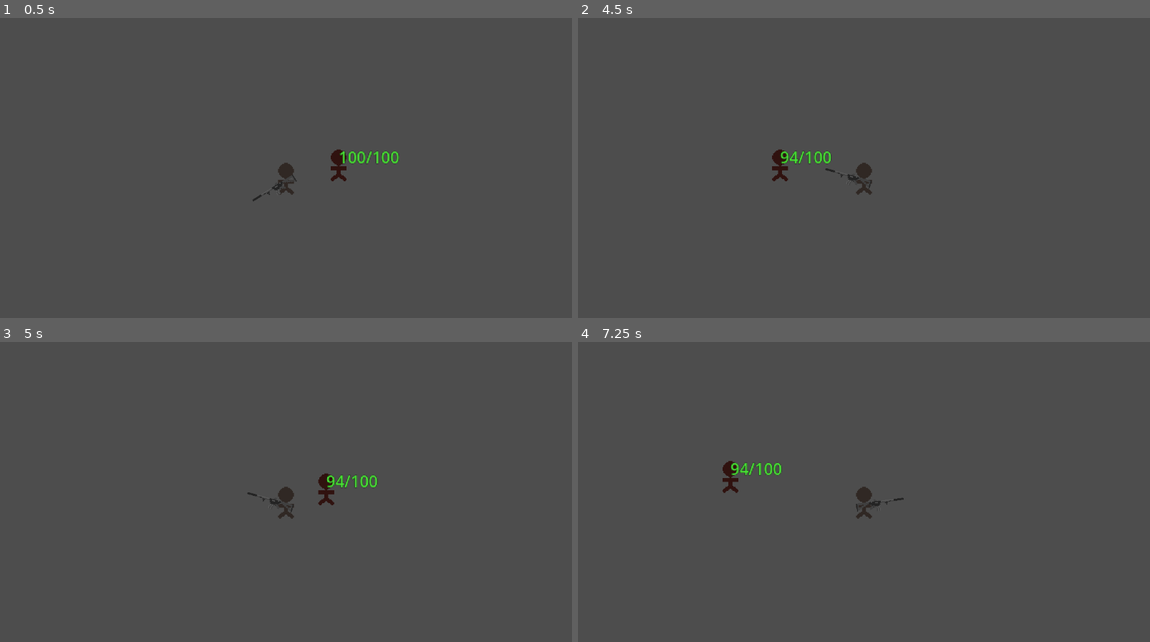
Above: before the commit, frames 1-4 (two rows, left to right).
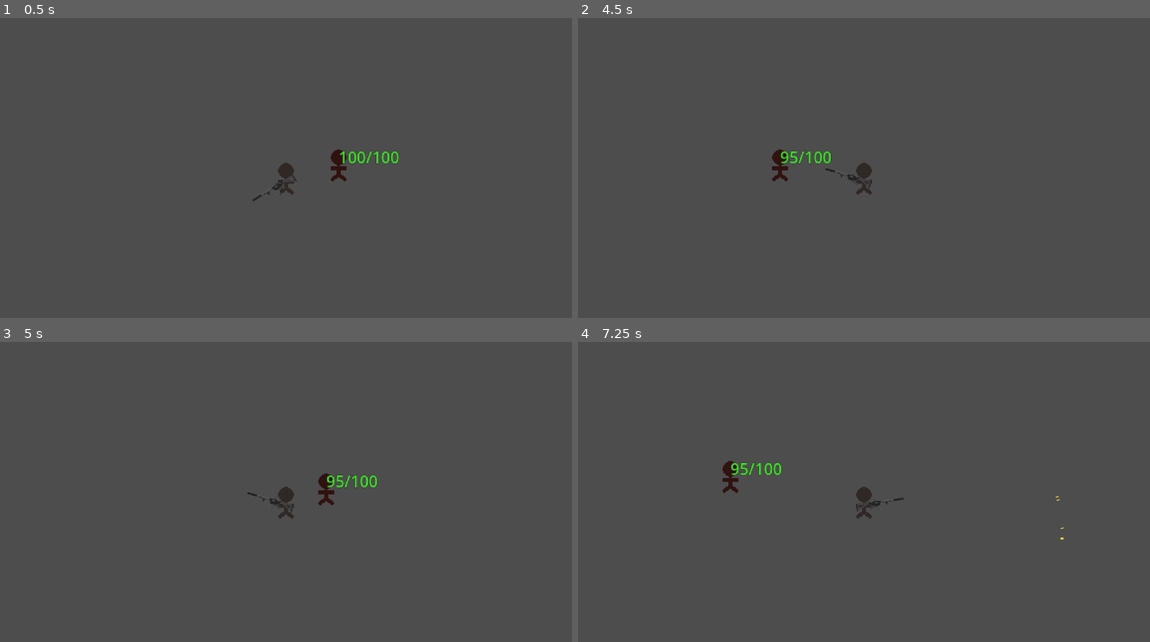
Above: after the commit, the same moments.

Repository: ExHilEr8/Personal-Game-Jam
Game: Godot game, scene res://scenes/main.tscn
The game is run twice, just before and just after one commit, with the same random seed, the same clock (stepped at 60 frames per second) and the same inputs. Sound files missing from this copy of the repository are replaced by a short silence.
Inputs (mouse positions are in pixels of both pictures, inside the frame that each line leads up to):
- Up to frame 1 (0.5 s): no input
- Up to frame 2 (4.5 s): tap Enter at 0.5 s; move the mouse to (989, 162) at 0.52 s; press the mouse at (989, 162) at 0.53 s; hold D (move_right) 0.53-1.28 s; move the mouse to (749, 195) at 1.27 s; release the mouse at (749, 195) at 1.28 s; hold S (move_down) 1.28-2.03 s; click (749, 195) at 1.35 s; move the mouse to (921, 108) at 2.02 s; press the mouse at (921, 108) at 2.03 s; hold D (move_right) 2.03-2.78 s; tap Space at 2.75 s; move the mouse to (835, 243) at 2.77 s; release the mouse at (835, 243) at 2.78 s; hold W (move_up) 2.78-3.53 s; click (835, 243) at 2.85 s; move the mouse to (1035, 228) at 3.52 s; press the mouse at (1035, 228) at 3.53 s; hold A (move_left) from 3.53 s (still down); tap R (reload) at 4.15 s; move the mouse to (692, 132) at 4.27 s; release the mouse at (692, 132) at 4.28 s; click (692, 132) at 4.35 s
- Up to frame 3 (5 s): keep holding A (move_left)
- Up to frame 4 (7.25 s): move the mouse to (892, 504) at 5.02 s; release A (move_left) at 5.03 s; press the mouse at (892, 504) at 5.03 s; hold S (move_down) 5.03-5.78 s; move the mouse to (778, 423) at 5.77 s; release the mouse at (778, 423) at 5.78 s; hold D (move_right) 5.78-6.53 s; click (778, 423) at 5.85 s; tap Enter at 6.5 s; move the mouse to (989, 486) at 6.52 s; press the mouse at (989, 486) at 6.53 s; hold W (move_up) from 6.53 s (still down)

Frame 1 is identical in both runs. In frame 2, less than 0.1% of the frame differs, in the area x 36-39%, y 44-49%; in frame 3, less than 0.1%; in frame 4, less than 0.1%, in the area x 28-85%, y 40-66%.

Commit message:
Implemented single fire mode for weapons

Diff:
--- a/scenes/Weapon.gd
+++ b/scenes/Weapon.gd
@@ -11,6 +11,7 @@
 
 @export var magazine_size: int = int(30)
 @export var reserve_ammo: int = int(90)
+@export var is_full_auto: bool = true
 @export var is_burst_fire: bool = false
 @export var burst_amount: int = int(1)
 @export var burst_fire_rate: float = float(0.1)
@@ -22,6 +23,12 @@
 @export var hitscan_ray_length: float = float(2000)
 @export var hitscan_collision_mask: int = int(1)
 @export var hitscan_custom_instance_point: Vector2 = Vector2(0,0)
+@export var allow_queued_firing: bool = true
+@export var queue_firing_delay: float = float(0.1):
+	get:
+		return queue_firing_delay
+	set(value):
+		queue_firing_delay = clamp(value, 0, fire_rate)
 
 @export_category("Resources")
 @export var physics_projectile: PackedScene
@@ -37,6 +44,7 @@
 var is_reloading = false
 
 var fire_rate_timer: Timer
+var fired_is_queued: bool = false
 
 var magazine_count: int :
 	get:
@@ -94,7 +102,11 @@
 
 # Called every frame. 'delta' is the elapsed time since the previous frame.
 func _process(_delta):
-	check_attempt_fire()
+	if(is_full_auto):
+		check_attempt_full_fire()
+	else:
+		check_attempt_single_fire()
+
 	check_attempt_reload()
 
 func _physics_process(_delta):
@@ -110,13 +122,20 @@
 	reload_timer.start(reload_time)
 	is_reloading = true
 
-func check_attempt_fire():
+func check_attempt_full_fire():
 	if Input.is_action_pressed("primary_action"):
-		if is_burst_fire == true:
-			burst_fire()
-
-		else:
-			regular_fire()
+		try_fire()
+
+func check_attempt_single_fire():
+	if Input.is_action_just_pressed("primary_action"):
+		try_fire()
+
+func try_fire():
+	if is_burst_fire == true:
+		burst_fire()
+
+	else:
+		regular_fire()
 
 func regular_fire():
 	determine_can_fire()
@@ -231,6 +250,7 @@
 	var timer = Timer.new()
 	get_tree().get_root().add_child.call_deferred(timer)
 	timer.one_shot = true
+	timer.autostart = false
 	return timer
 
 func _on_enemy_hit(hit_position: Vector2, enemy: Node, projectile):
--- a/scenes/main.tscn
+++ b/scenes/main.tscn
@@ -22,13 +22,14 @@
 
 [node name="Weapon" parent="Player/WeaponContainer" instance=ExtResource("3_tawrs")]
 position = Vector2(16, 4)
+fire_rate = 0.5
 initial_accuracy = 0.95
 magazine_size = 9000
 reserve_ammo = 9000
-is_burst_fire = true
 burst_amount = 3
+burst_fire_rate = 0.2
 projectile_count = 5
-is_hitscan = true
+queue_firing_delay = 0.0
 physics_projectile = ExtResource("4_y0fn3")
 hitscan_projectile = ExtResource("5_tdcqm")
 
